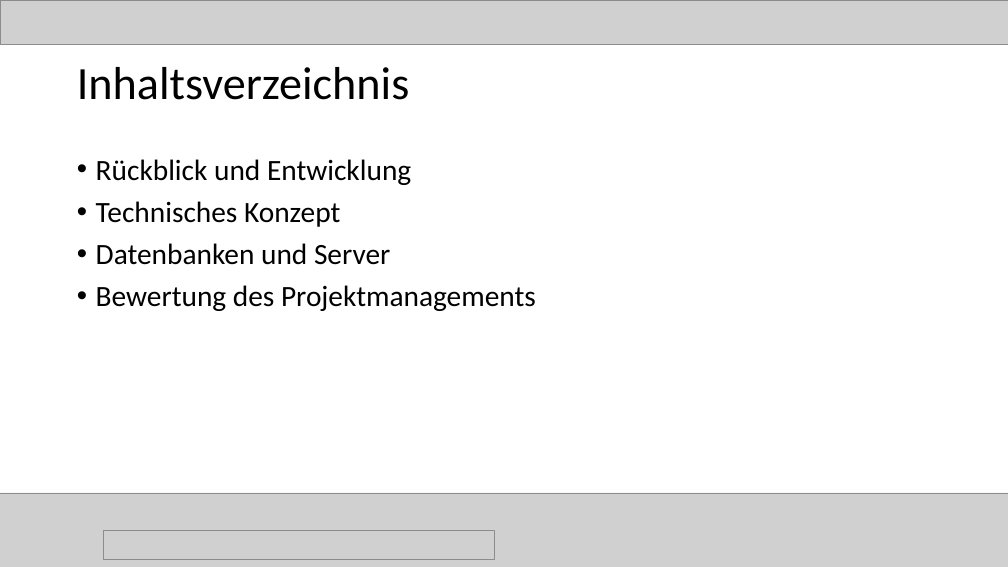
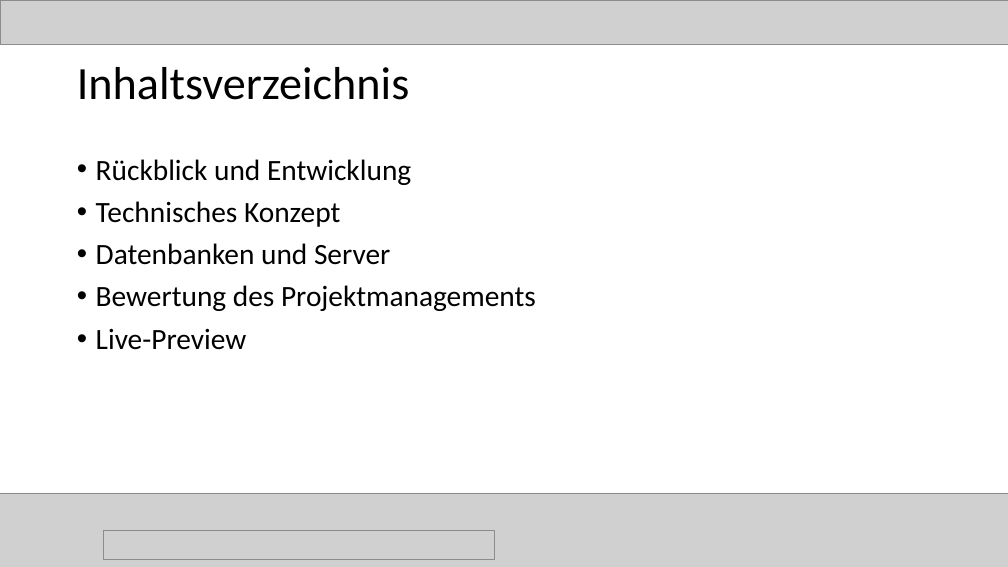
Before and after one commit to magharmi/StudentenFuerStudenten, a slide deck: slide 2 of Power Point/final.pptx. Drawn at 1008x567 pixels with LibreOffice and Linux fonts; fonts in the diff are those of the drawing; grey boxes stand for pictures. Boxes give left, top, right and bottom in pixels: in the first picture for what was removed or moved away, otherwise in the second. Text is boxed around its words. In the diff, an @@ line names an element or a change of style, - is before the commit and + after.

```diff
--- a/Power Point/final.pptx
+++ b/Power Point/final.pptx
@@ text at (96,328,247,350): paragraph added @@
+• Live-Preview
```
